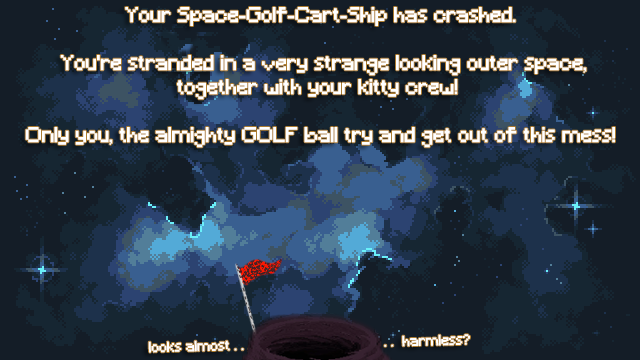
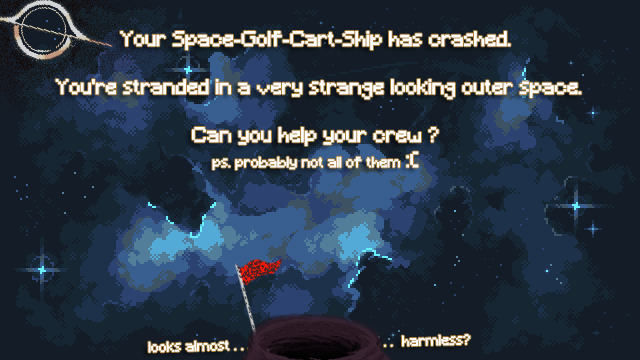
Before/after of a 640x360 layered artwork. What changed in the layer stack:
painted on "looks almost . . , . . . . . harmless" over [148, 334, 471, 353]
painted on "Your Space-Golf-Cart-Ship has crashed. You're stranded in a v" over [25, 7, 615, 170]
added layer "bhole3" (lighten, 81%) above "bck4" over [0, 0, 117, 66]
